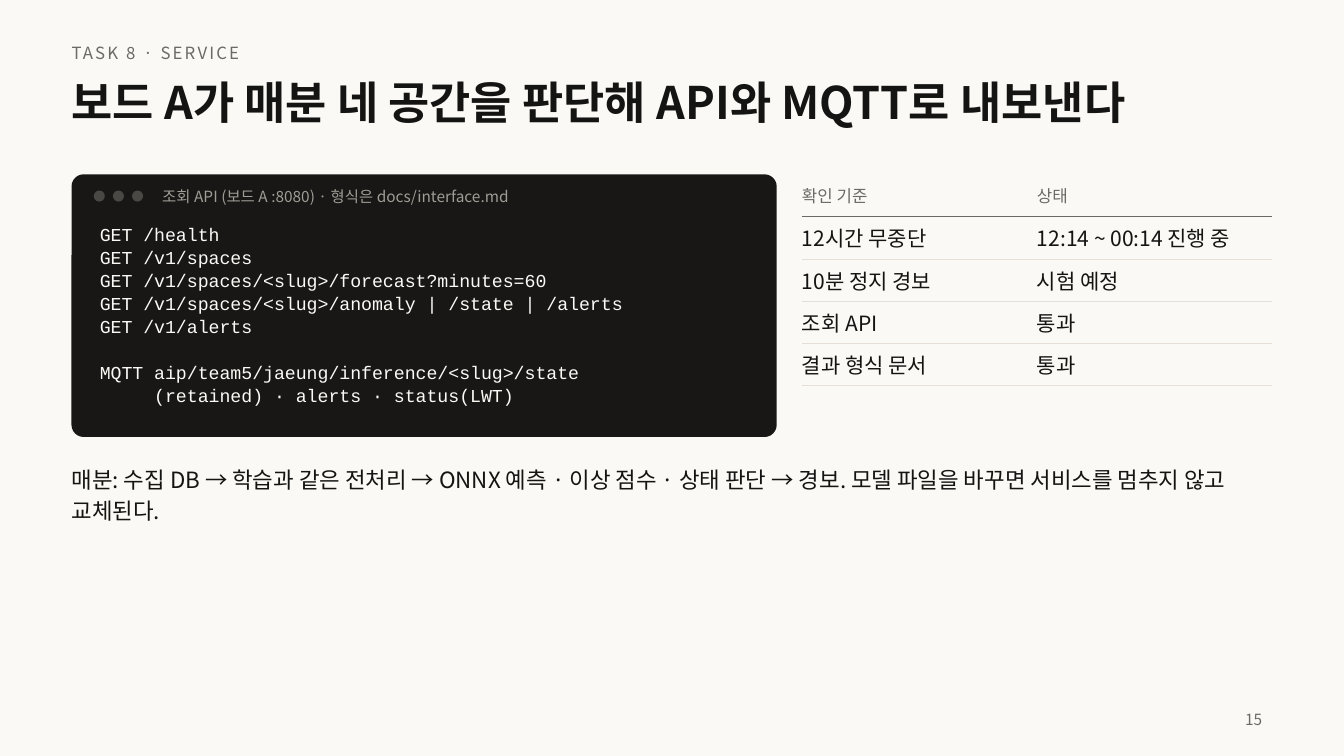
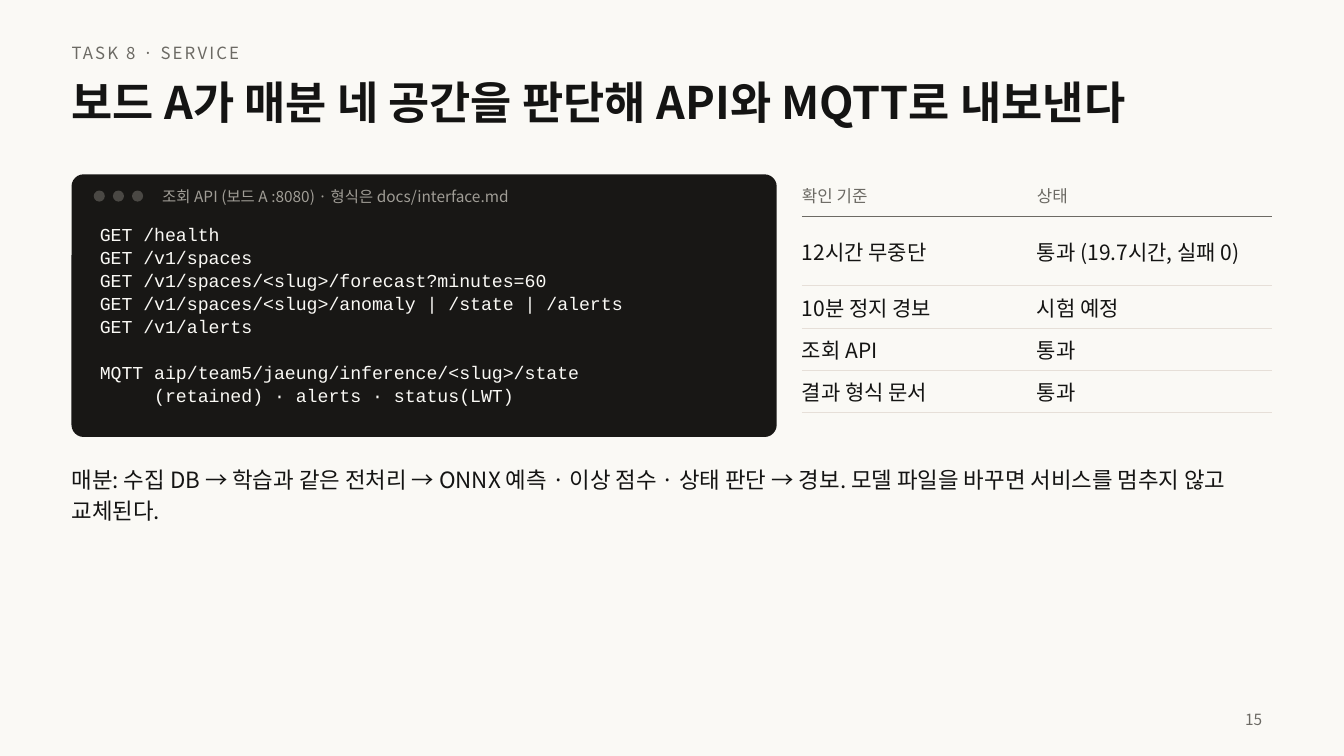
Before and after one commit to AIP-1-5/AIGJ_01_012_timeseries-inference, a slide deck: slide 15 of docs/presentation/final-presentation.pptx. Drawn at 1344x756 pixels with LibreOffice and Linux fonts; fonts in the diff are those of the drawing. Boxes give left, top, right and bottom in pixels: in the first picture for what was removed or moved away, otherwise in the second. Text is boxed around its words. In the diff, an @@ line names an element or a change of style, - is before the commit and + after.

```diff
--- a/docs/presentation/final-presentation.pptx
+++ b/docs/presentation/final-presentation.pptx
@@ table at [803, 174, 1272, 406] @@
-row 2, column 2: 12:14 ~ 00:14 진행 중
+row 2, column 2: 통과 (19.7시간, 실패 0)
```
Also in this commit, not shown: 5 other slides changed, 5 other files.
